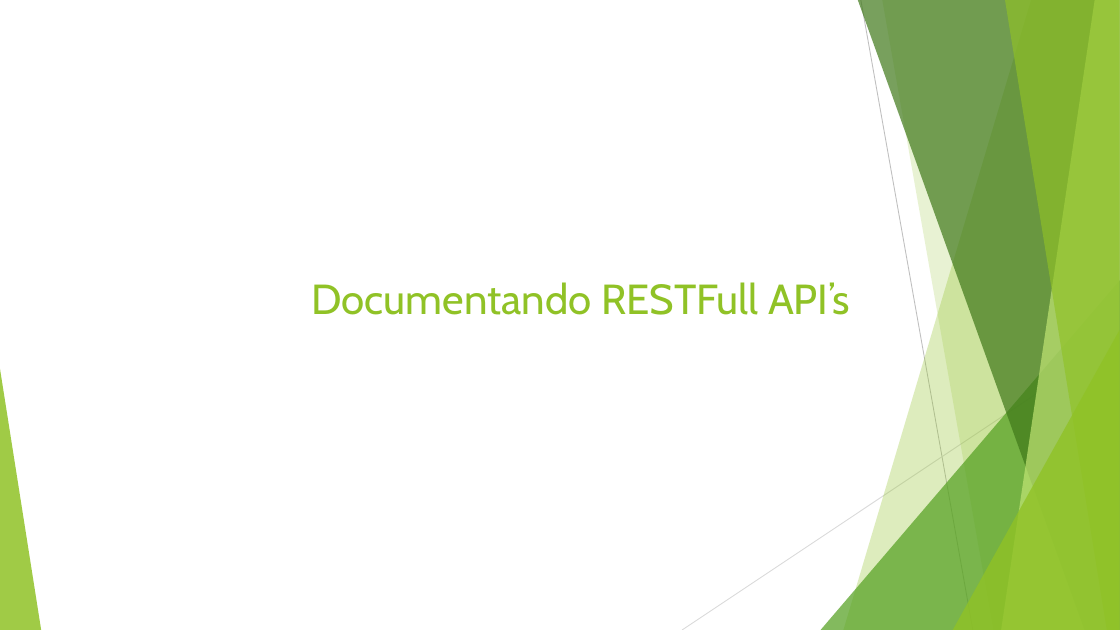
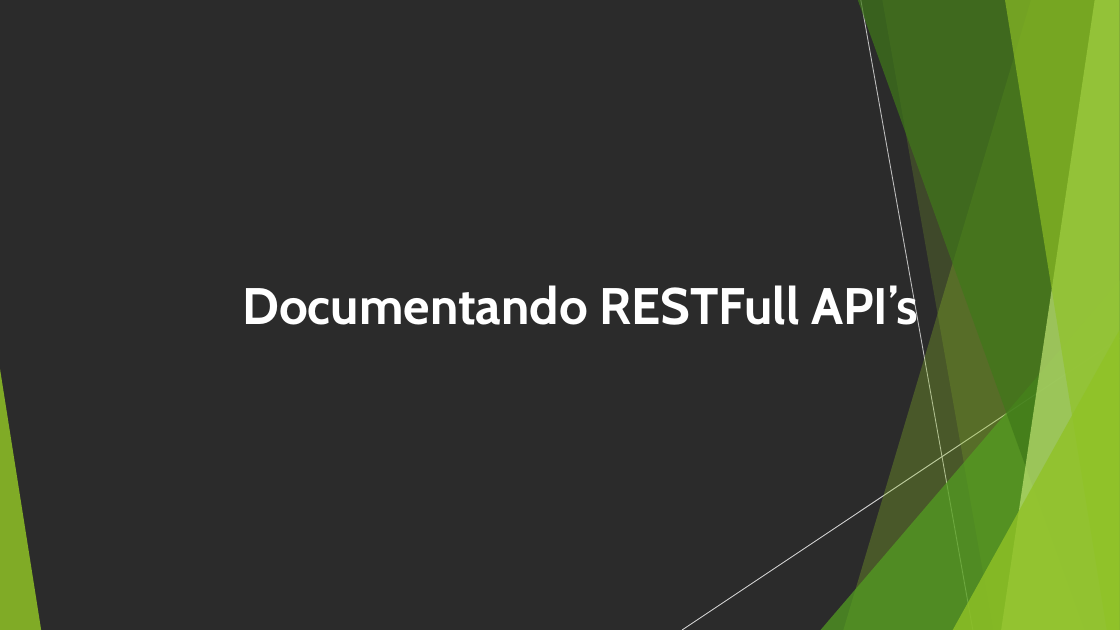
Before and after one commit to leandrocgsi/RestWithASP-NETUdemy, a slide deck: slide 46 of Documents/Understending RESTFul API's .pptx (slide 51 before the commit). Drawn at 1120x630 pixels with LibreOffice and Linux fonts; fonts in the diff are those of the drawing; background and template pictures are left out; a plain dark background stands for a picture behind light text. Boxes give left, top, right and bottom in pixels: in the first picture for what was removed or moved away, otherwise in the second. Text is boxed around its words. In the diff, an @@ line names an element or a change of style, - is before the commit and + after.

```diff
--- a/Documents/Understending RESTFul API's .pptx
+++ b/Documents/Understending RESTFul API's .pptx
@@ background #FFFFFF to picture (left out) @@
@@ title "Documentando RESTFull API’s" at box(243, 281, 918, 325): size 36 to 44 pt, text colour #90C226 to #FFFFFF, bold on @@
```
Also in this commit, not shown: 4 other slides changed, 48 slides added, 47 slides removed, 3 other files.
